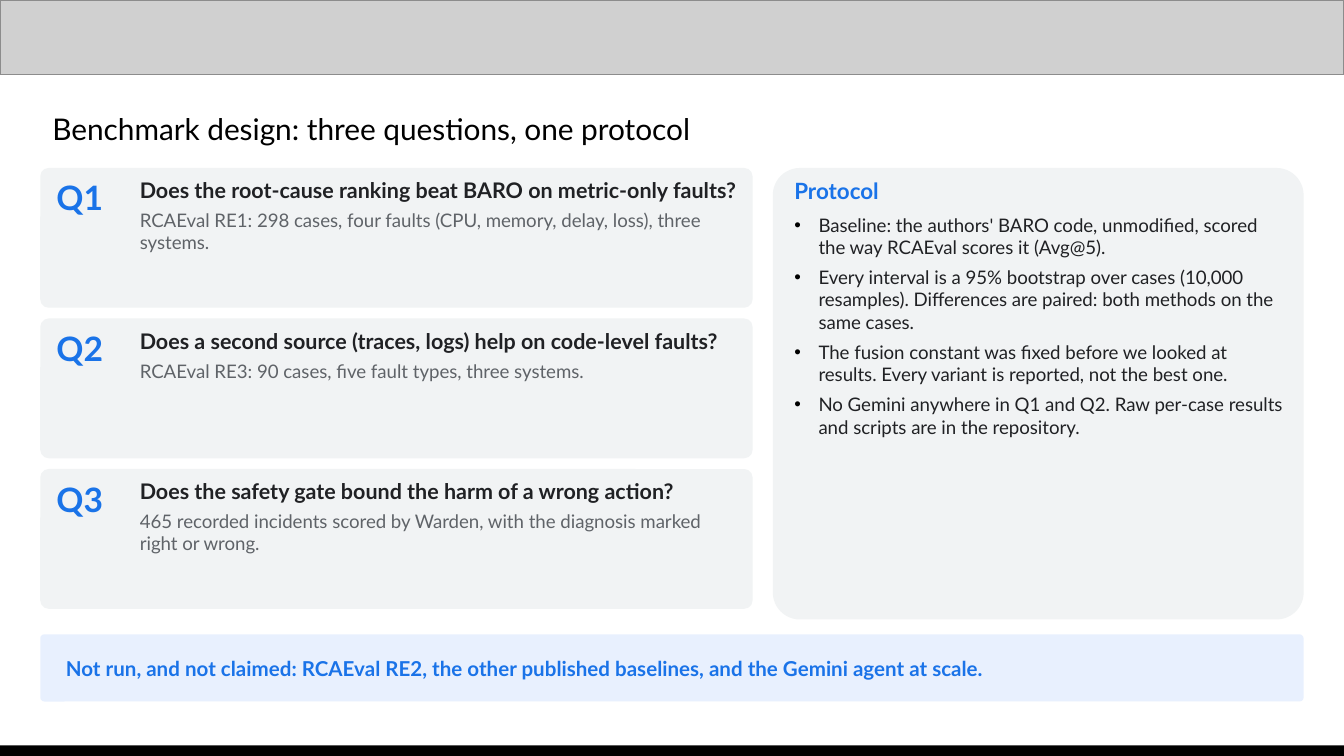
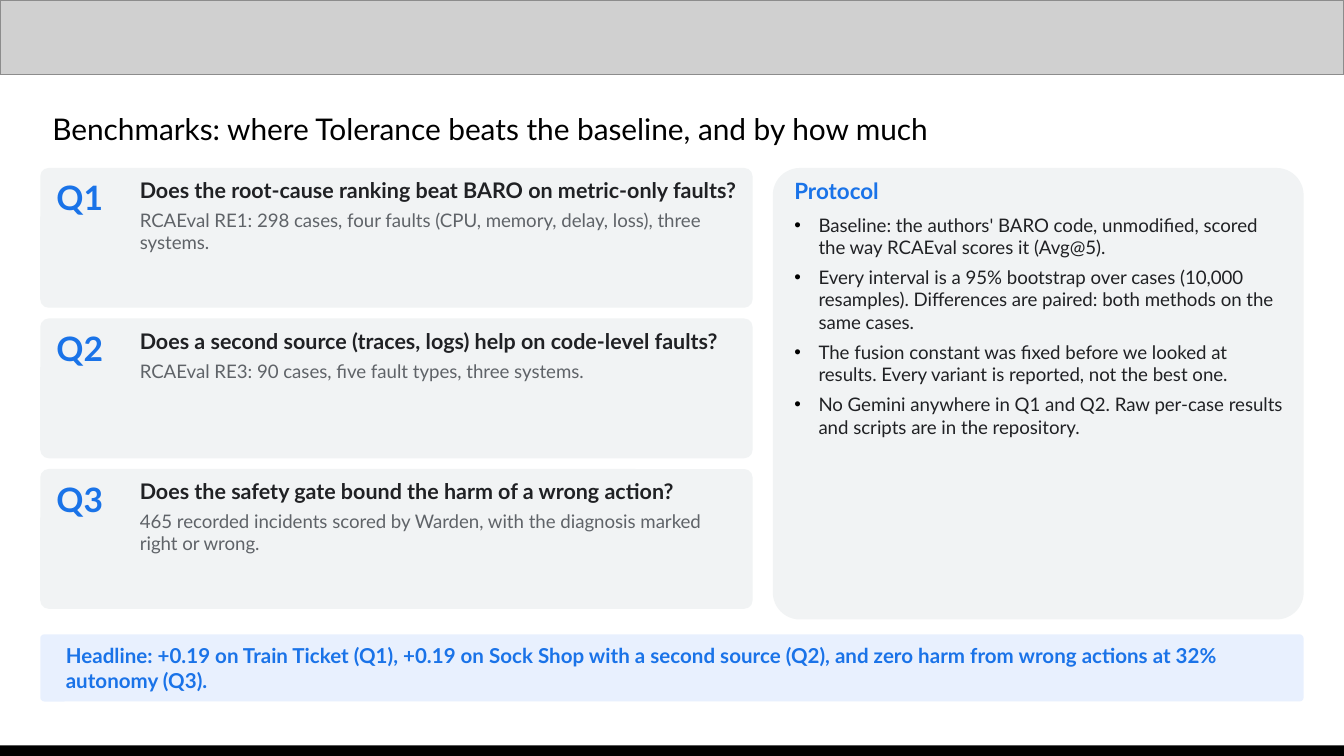
Before and after one commit to shreyash-sharma/tolerance, a slide deck: slide 12 of submission/Tolerance - AI Builder Cup submission.pptx. Drawn at 1344x756 pixels with LibreOffice and Linux fonts; fonts in the diff are those of the drawing; grey boxes stand for pictures. Boxes give left, top, right and bottom in pixels: in the first picture for what was removed or moved away, otherwise in the second. Text is boxed around its words. In the diff, an @@ line names an element or a change of style, - is before the commit and + after.

```diff
--- a/submission/Tolerance - AI Builder Cup submission.pptx
+++ b/submission/Tolerance - AI Builder Cup submission.pptx
@@ text at [52,118,928,145]: text changed @@
-Benchmark design: three questions, one protocol
+Benchmarks: where Tolerance beats the baseline, and by how much
@@ text at [66,647,1217,692]: text changed @@
-Not run, and not claimed: RCAEval RE2, the other published baselines, and the Gemini agent at scale.
+Headline: +0.19 on Train Ticket (Q1), +0.19 on Sock Shop with a second source (Q2), and zero harm from wrong actions at 32% autonomy (Q3).
```
Also in this commit, not shown: 4 other slides changed, 2 other files.
